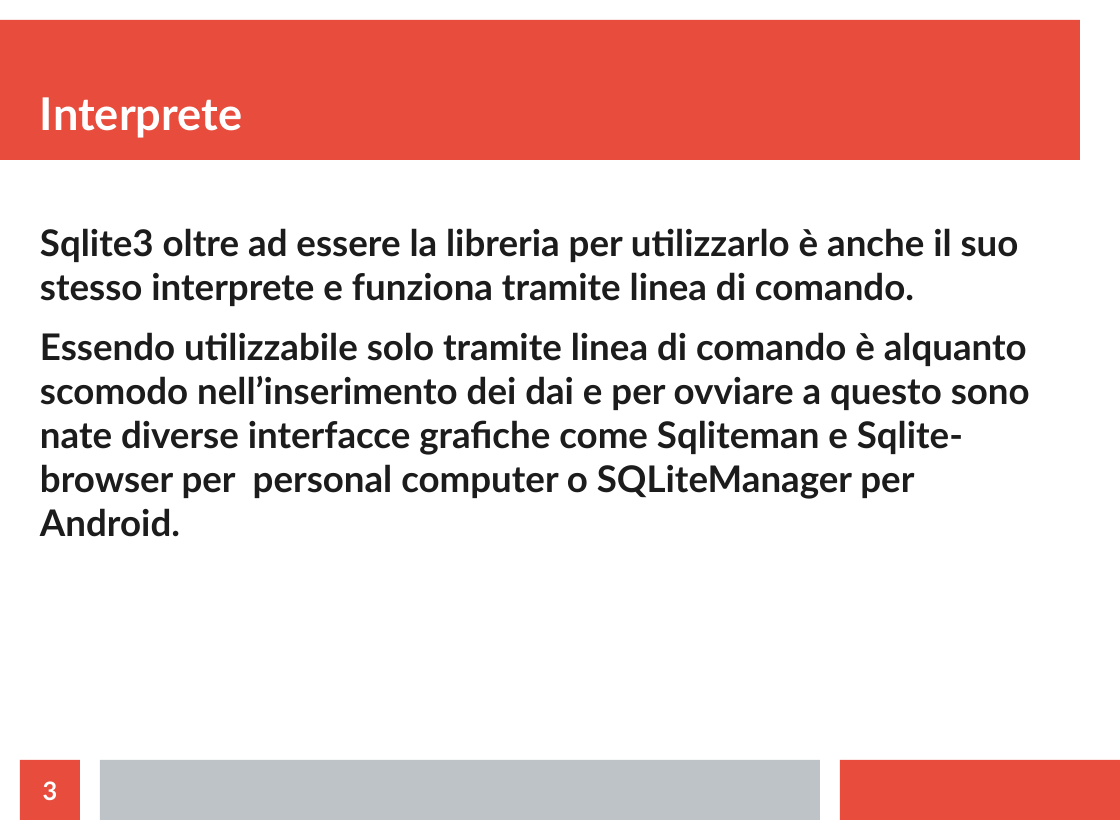
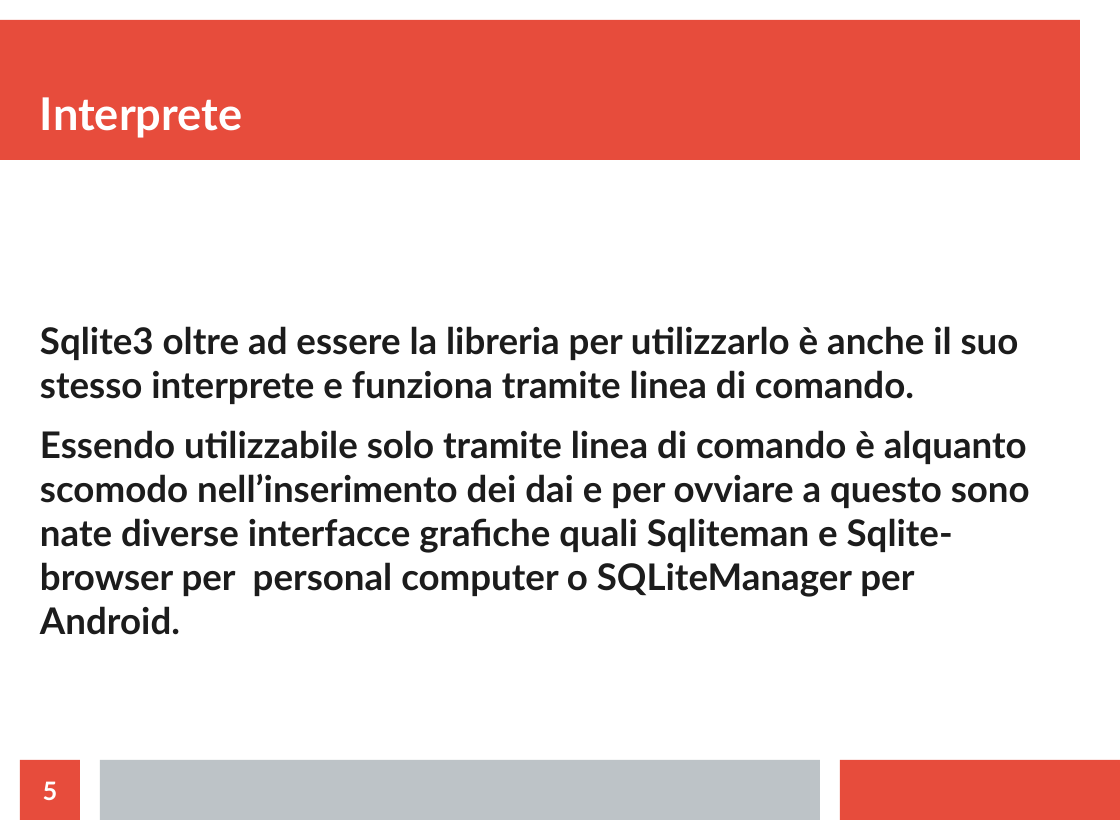
Before and after one commit to MicheleLadisa/cose, a slide deck: slide 5 of lavoriVari/SqlitePresentazione.odp (slide 3 before the commit). Drawn at 1120x840 pixels with LibreOffice and Linux fonts; fonts in the diff are those of the drawing. Boxes give left, top, right and bottom in pixels: in the first picture for what was removed or moved away, otherwise in the second. Text is boxed around its words. In the diff, an @@ line names an element or a change of style, - is before the commit and + after.

```diff
--- a/lavoriVari/SqlitePresentazione.odp
+++ b/lavoriVari/SqlitePresentazione.odp
@@ text "Sqlite3 oltre ad essere la ..." at <box>40,326,1030,635</box>: vertical alignment top to middle @@
@@ text at <box>40,430,1030,635</box>: text changed @@
-Essendo utilizzabile solo tramite linea di comando è alquanto scomodo nell’inserimento dei dai e per ovviare a questo sono nate diverse interfacce grafiche come Sqliteman e Sqlite-browser per personal computer o SQLiteManager per Android.
+Essendo utilizzabile solo tramite linea di comando è alquanto scomodo nell’inserimento dei dai e per ovviare a questo sono nate diverse interfacce grafiche quali Sqliteman e Sqlite-browser per personal computer o SQLiteManager per Android.
@@ page number at <box>43,781,58,800</box>: text changed @@
-3
+5
```
Also in this commit, not shown: 1 other slide changed, 2 slides added, 5 other files.
